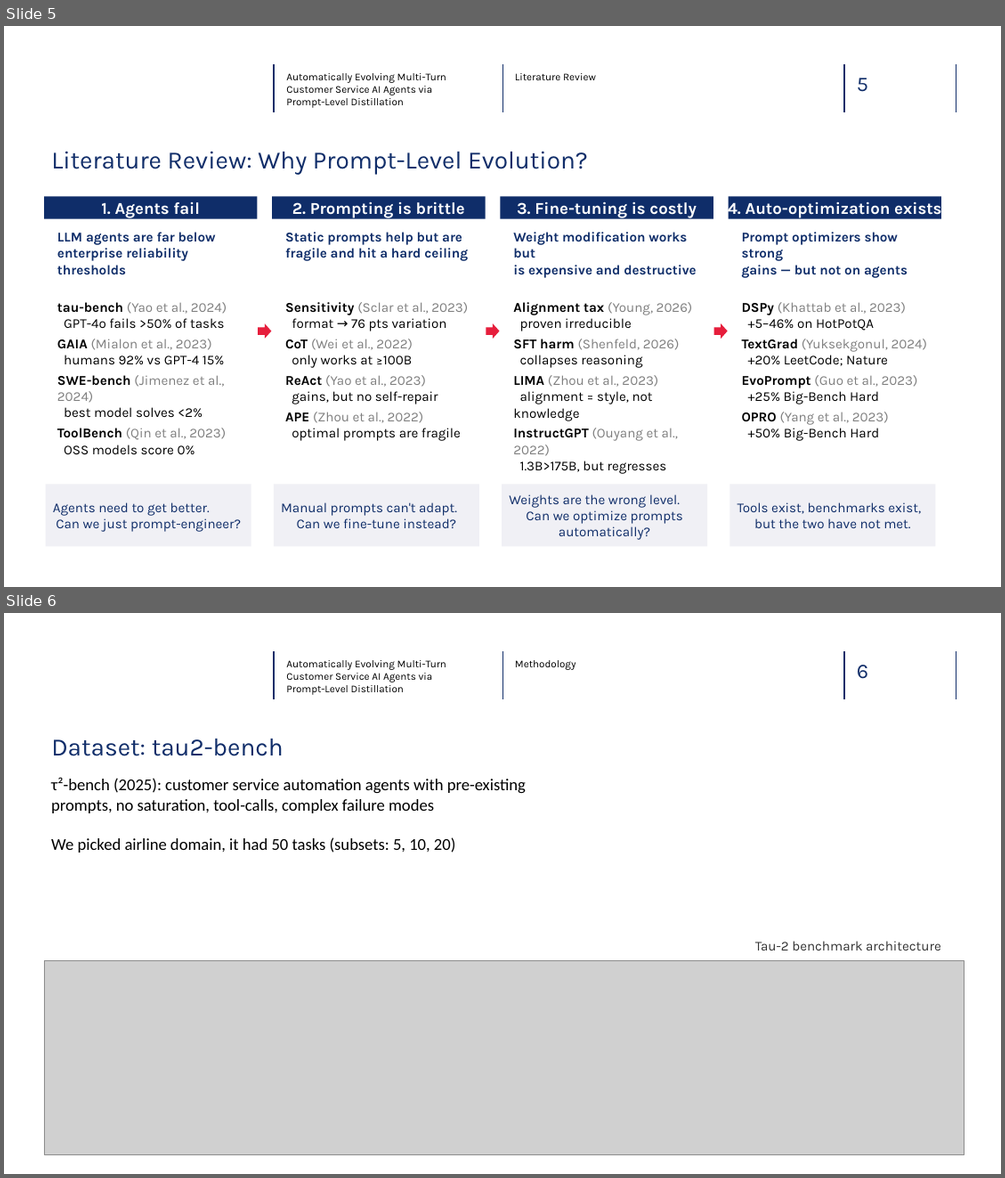
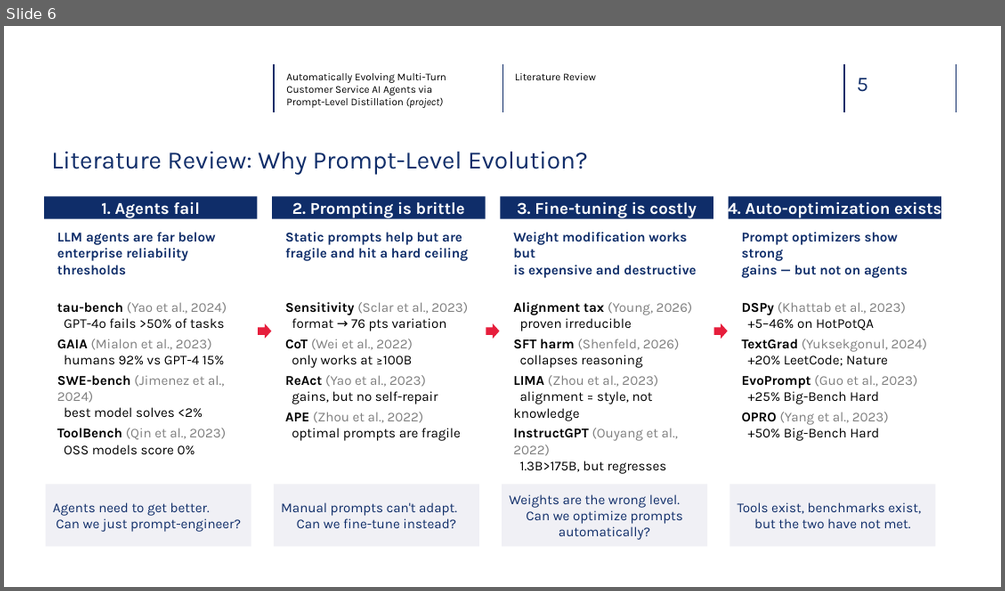
Before and after one commit to glebdementev/tau-evo, a slide deck: slides/defense.pptx. Shown one above the other, each under a label of ours: slides 5 and 6 before the commit, slide 6 after it. The pictures are 1005x1178 and 1005x591 pixels, drawn with LibreOffice and Linux fonts; fonts in the diff are those of the drawing; grey boxes stand for pictures; background and template pictures are left out. Boxes give left, top, right and bottom in pixels: in the first picture for what was removed or moved away, otherwise in the second. Text is boxed around its words. In the diff, an @@ line names an element or a change of style, - is before the commit and + after.

```diff
--- a/slides/defense.pptx
+++ b/slides/defense.pptx
@@ slide 6 removed at <box>4,613,1001,1174</box>, background #FFFFFF @@
@@ line removed from (274, 651) to (274, 699) @@
@@ text removed at <box>286,660,446,695</box> @@
-Automatically Evolving Multi-Turn
-Customer Service AI Agents via Prompt-Level Distillation
@@ line removed from (502, 651) to (502, 699) @@
@@ text removed at <box>515,660,576,670</box> @@
-Methodology
@@ line removed from (844, 651) to (844, 699) @@
@@ text removed at <box>857,665,868,679</box> @@
-6
@@ line removed from (956, 651) to (956, 699) @@
@@ text removed at <box>51,738,283,756</box> @@
-Dataset: tau2-bench
@@ text removed at <box>51,777,526,852</box> @@
-τ²-bench (2025): customer service automation agents with pre-existing prompts, no saturation, tool-calls, complex failure modes
-We picked airline domain, it had 50 tasks (subsets: 5, 10, 20)
@@ text removed at <box>755,941,941,950</box> @@
-Tau-2 benchmark architecture
@@ picture removed at <box>44,961,964,1154</box> @@
@@ what was slide 5 is now slide 6 @@
@@ slide 6 changed as well @@
@@ text at <box>286,73,446,108</box>: text changed @@
-Automatically Evolving Multi-Turn
-Customer Service AI Agents via Prompt-Level Distillation
+Automatically Evolving Multi-Turn
+Customer Service AI Agents via Prompt-Level Distillation (project)
```
Also in this commit, not shown: 13 other slides changed, 2 slides added, 1 other slide removed, 19 other files.
